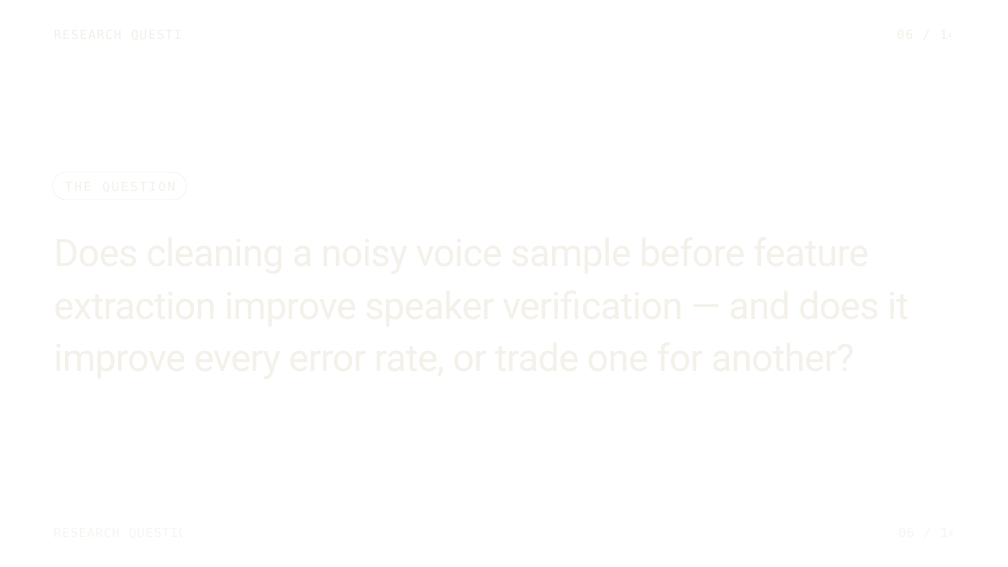
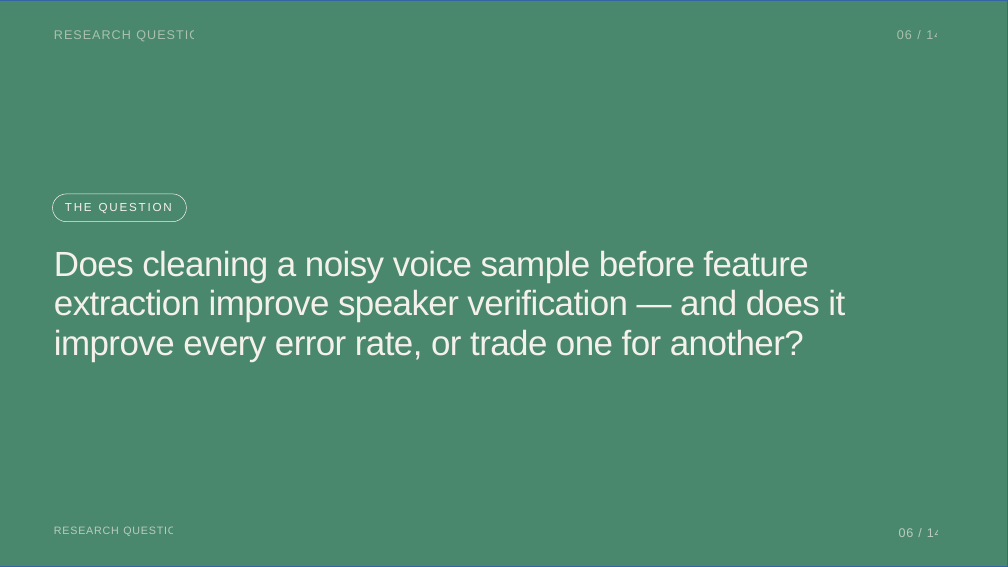
Before and after one commit to KingKutza/DR-Voice-Detect, a slide deck: slide 6 of Presentation.pptx. Drawn at 1008x567 pixels with LibreOffice and Linux fonts; fonts in the diff are those of the drawing. Boxes give left, top, right and bottom in pixels: in the first picture for what was removed or moved away, otherwise in the second. Text is boxed around its words. In the diff, an @@ line names an element or a change of style, - is before the commit and + after.

```diff
--- a/Presentation.pptx
+++ b/Presentation.pptx
@@ rectangle added at (0,0,1008,567), fill #4A886D, outline #3465A4 0 pt @@
@@ text added at (54,30,209,41), 18 pt, text #ECE7DC at 60% opacity @@
+RESEARCH QUESTION
@@ text added at (897,30,941,39), 18 pt, text #ECE7DC at 60% opacity @@
+06 / 14
@@ rounded rectangle: place and size @@
-rounded rectangle at (52,172,186,200)
+rounded rectangle at (52,194,186,222)
@@ text added at (65,203,172,213), 16.6 pt, text #F4F1EA @@
+THE QUESTION
@@ text added at (54,250,845,362), 50 pt, text #F4F1EA @@
+Does cleaning a noisy voice sample before feature extraction improve speaker verification — and does it improve every error rate, or trade one for another?
@@ text added at (54,526,184,536), 15.3 pt, text #F4F1EA at 65% opacity @@
+RESEARCH QUESTION
@@ text added at (899,528,942,537), 18 pt, text #F4F1EA at 65% opacity @@
+06 / 14
```
Also in this commit, not shown: 13 other slides changed.
